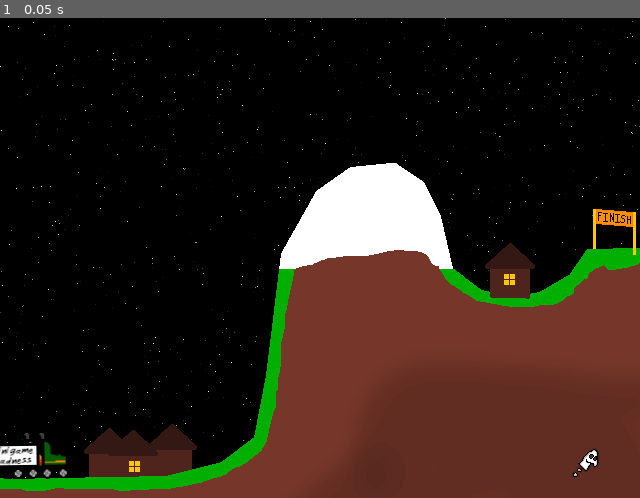
Above: before the commit, frame 1.
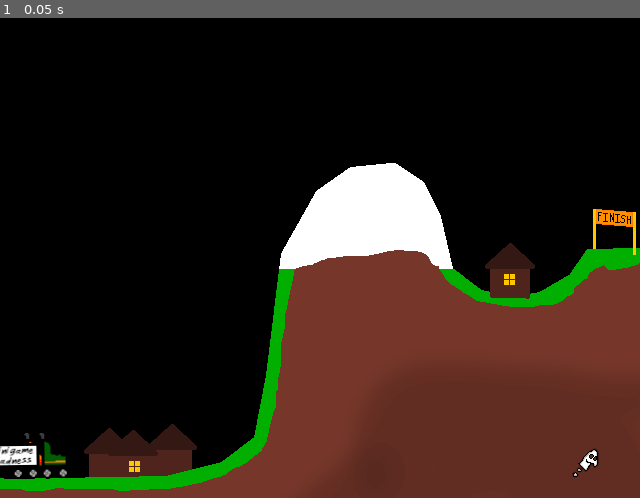
Above: after the commit, the same moment.

Repository: swashdev/minigame-madness
Game: Godot game, scene res://mini/big_rigs/big_rig_minigame.tscn
Two runs of this game, one before a commit and one after it. Both use one fixed random seed, a clock stepped at 60 frames per second and the inputs below. This scene is started directly instead of the project's main scene.
Inputs:
- Up to frame 1 (0.05 s): no input

The runs differ from the first frame. In frame 1, 0.2% of the frame differs, in the area x 0-100%, y 0-97%.

Commit message:
[RIGS] Use a temporary placeholder sky.
In anticipation of future changes to the existing sky scenes, they have
been temporarily replaced with a placeholder `SkyBackground`.

Diff:
--- a/mini/big_rigs/scripts/big_rig_minigame.gd
+++ b/mini/big_rigs/scripts/big_rig_minigame.gd
@@ -7,12 +7,14 @@
 
 
 func _ready():
-	var sky: Control
-	# Randomly choose between a daytime sky or a nighttime sky.
-	if randi() & 1:
-		sky = _day_sky.instance()
-	else:
-		sky = _night_sky.instance()
+	var sky: SkyBackground
+	# TODO: Revert this change!
+	sky = SkyBackground.new()
+	## Randomly choose between a daytime sky or a nighttime sky.
+	#if randi() & 1:
+	#	sky = _day_sky.instance()
+	#else:
+	#	sky = _night_sky.instance()
 	sky.show_behind_parent = true
 	add_child(sky)
 
